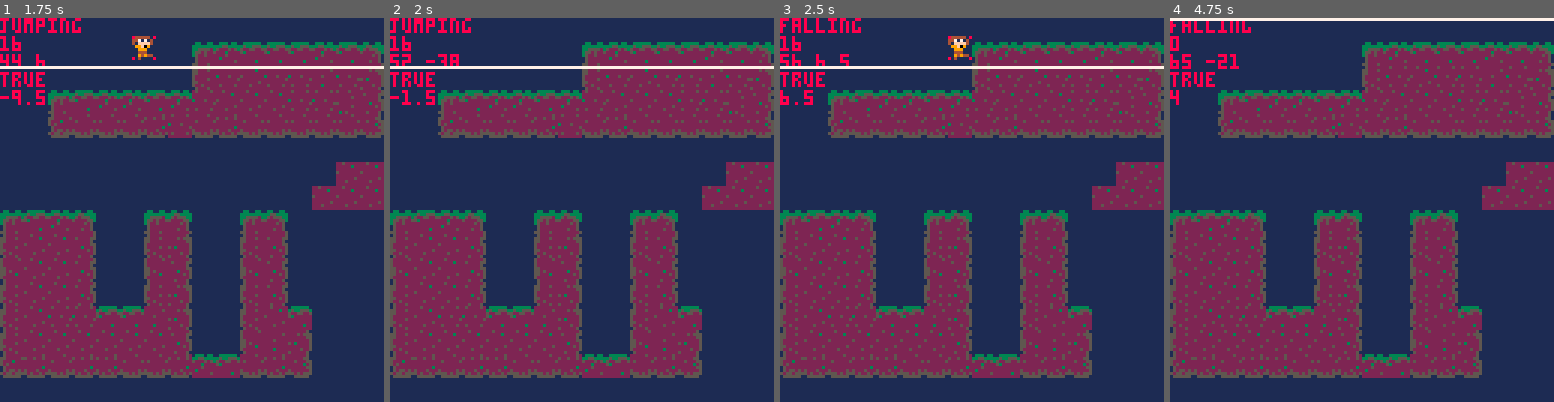
Above: before the commit, frames 1-4 (left to right).
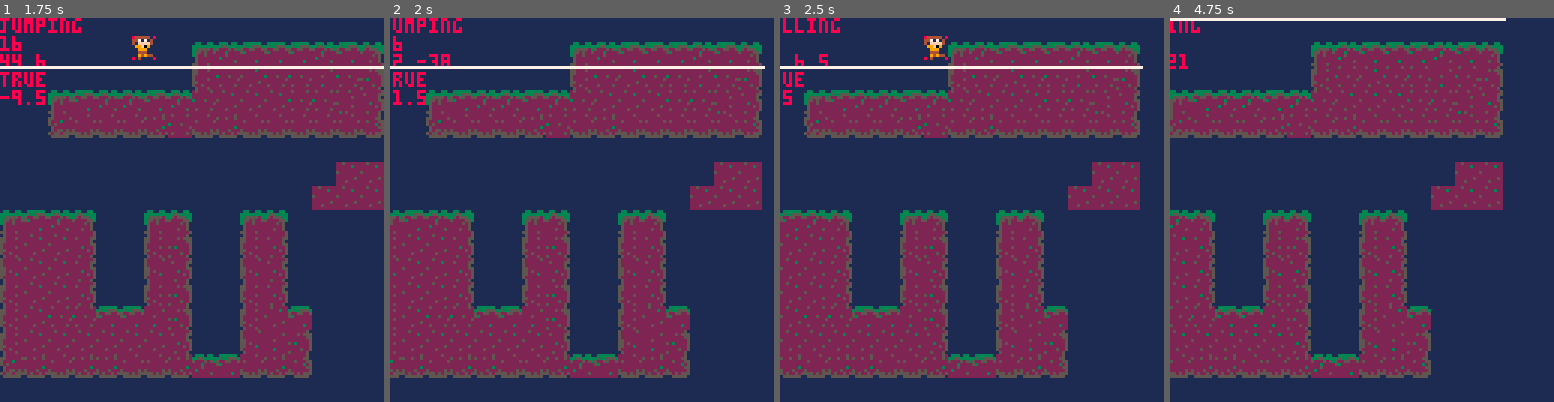
Above: after the commit, the same moments.

Repository: RicoP/picowiese
Game: PICO-8 cartridge mmm.p8
Same seed, same stepped clock (60 frames per second), same inputs: the game is played once before the commit and once after it.
Inputs:
- Up to frame 1 (1.75 s): tap X (X key) at 0.33, 1.07 s; tap O (Z key) at 0.7, 1.7 s; hold Right from 1.6 s (still down)
- Up to frame 2 (2 s): keep holding Right; tap X (X key) at 1.85 s
- Up to frame 3 (2.5 s): release Right at 2.1 s; tap O (Z key) at 2.1 s; hold Up 2.15-2.42 s; hold Right from 2.47 s (still down)
- Up to frame 4 (4.75 s): tap O (Z key) every 0.4 s from 2.5 to 4.5 s; tap X (X key) at 2.97, 4.08 s; release Right at 3.03 s; hold Left 3.08-3.58 s; hold Down 3.63-3.97 s; hold Right 4.02-4.68 s; hold Up from 4.73 s (still down)

Frame 1 is identical in both runs. In frame 2, 19% of the frame differs, in the area x 0-100%, y 0-94%; in frame 3, 24%; in frame 4, 39%.

Commit message:
Mon Jun 17 22:45:21 CEST 2019

Diff:
--- a/mmm.p8
+++ b/mmm.p8
@@ -92,6 +92,10 @@
 end
 
 function _draw()
+ local camx=p.x - 48
+ if camx < 0 then camx=0 end
+ camera(camx, 0)
+
  map(0)
 
  hero_draw(4,9)
@@ -177,6 +181,8 @@
  if p.state == p_state_stand then return end
  local x1 = p.x
  x1 += p.direction
+
+ if x1 < 0 then return end
 
  local tl = mget(x1/8,p.y/8)
  if tl != 0 then return end
--- /dev/null
+++ b/pgj14.p8
@@ -0,0 +1,240 @@
+pico-8 cartridge // http://www.pico-8.com
+version 16
+__lua__
+
+local ground_level = 64
+
+-- player
+local p={
+ x=0,
+ y=ground_level,
+ flip=false,
+ tile=1,
+ velx=0,
+ vely=0,
+ punchvelx=0,
+ punchvely=0,
+ punching=0,
+ punch_cooloff=0
+ }
+
+local enemies={}
+local update_count=0
+
+function draw_char(e)
+ spr(e.tile, e.x, e.y, 1, 2, e.flip)
+end
+
+function char_logic(c)
+ if c.velx < 0 then c.flip = true end
+ if c.velx > 0 then c.flip = false end
+
+ c.vely += 1 --gravity
+ --fritction
+ c.punchvelx *= 0.8
+ c.punchvely *= 0.8
+
+ c.x += c.velx + c.punchvelx
+ c.y += c.vely + c.punchvely
+
+ if c.x < 0 then c.x = 0 end
+
+ if c.y >= ground_level then
+  c.y = ground_level
+  c.vely = 0
+ end
+end
+
+function enemy_logic(e)
+ if e.tick == nil then e.tick = 0 end
+ if e.agro > 0 then
+  e.velx = sgn(p.x - e.x) * 1.5
+  e.agro -= 1
+ else
+  srand(update_count+e.id*1000)
+  local r = flr(rnd(16))
+  if r == 0 then e.velx = -0.5 end
+  if r == 1 then e.velx = 0.5 end
+  if r > 12 then e.velx = 0 end
+  local dx = abs(p.x - e.x)
+  if dx < 64 then
+   if flr(rnd(300)) == 0 then
+    e.agro = 64
+   end
+  end
+ end
+end
+
+function create_enemy(n)
+ srand(n)
+ local e={
+  x=128 + flr(rnd(6000)),
+  y=ground_level,
+  flip=true,
+  tile=4,
+  velx=0,
+  vely=0,
+  punchvelx=0,
+  punchvely=0,
+  id=n,
+  agro=0
+  }
+ return e
+end
+
+function _init()
+ for i=1,120 do
+  local e = create_enemy(i)
+  add(enemies, e)
+ end
+end
+
+function _draw()
+ camera(0,0)
+ cls(0)
+ --print(p.punching)
+ --print(p.punch_cooloff)
+ --print(btnp(❎))
+ print("")
+ print(" day 1               @ricotweet")
+ print("\n\n\n\n\n\n\n\n\n\n\n\n\n\n\n\n   use arrow keys and x and c")
+
+
+ rectfill(0,32,128,95,7)
+
+ local camx=p.x - 48
+ if camx < 0 then camx=0 end
+ camera(camx, 0)
+
+ for i=0,20 do
+  map(0,0, i*128,32, 16,16)
+ end
+ for n=1,#enemies
+ do
+  local e = enemies[n]
+  draw_char(e)
+  if e.agro > 0 then
+   spr(36,e.x,e.y-8)
+  end
+ end
+ draw_char(p)
+ if p.punching > 0 then
+  spr(3, p.x+8, p.y+3)
+ end
+end
+
+local xreleased=true
+function player_logic(p)
+ local speed = btn(❎) and 2 or 1
+
+ p.velx = 0
+ if(btn(⬅️)) then
+  p.velx = -speed
+ end
+ if(btn(➡️)) then
+  p.velx = speed
+ end
+ if btn(🅾️) and p.y == ground_level then
+  p.vely = -10 -- jump
+ end
+ if not btn(❎) then xreleased = true end
+ if btn(❎) and xreleased and p.punch_cooloff == 0 then
+  p.punch_cooloff = 64
+  p.punching = 16
+  xreleased = false
+ end
+
+ -- collision
+ for n=1,#enemies
+ do
+  local e = enemies[n]
+  local dx = e.x - p.x
+  local dy = e.y - p.y
+  if dx > -8 and dx < 8 then
+   if dy > -16 and dy < 16 then
+    if p.punching > 0 then
+     e.punchvelx = 15
+     e.agro = 128
+     --get neighbour
+     local nn = enemies[1]
+     for m=2,#enemies
+     do
+      local ndx = abs(e.x - nn.x)
+      if e != nn then
+       if ndx > abs(e.x - enemies[m].x) then
+        nn = enemies[m]
+       end
+      end
+     end
+     nn.agro = 128
+
+     --cursor()
+     --print(e.id)
+     --print(nn.id)
+     --stop(2)
+
+    else
+     if e.agro > 0 then
+      p.punchvelx = -15
+     end
+    end
+   end
+  end
+ end
+
+ if p.punching > 0 then
+  p.punching -= 1
+ end
+ if p.punch_cooloff > 0 then
+  p.punch_cooloff -= 1
+ end
+end
+
+function _update()
+ update_count+=1
+
+ player_logic(p)
+ char_logic(p)
+
+ for n=1,#enemies
+ do
+  char_logic(enemies[n])
+  enemy_logic(enemies[n])
+ end
+
+end
+…(26 lines of a section not shown)…
+__map__
+0000000000000000000000000000000000000000000000000000000000000000000000000000000000000000000000000000000000000000000000000000000000000000000000000000000000000000000000000000000000000000000000000000000000000000000000000000000000000000000000000000000000000000
+0000000000000000000000000000000000000000000000000000000000000000000000000000000000000000000000000000000000000000000000000000000000000000000000000000000000000000000000000000000000000000000000000000000000000000000000000000000000000000000000000000000000000000
+0000000506000000050600000000000000000000000000000000000000000000000000000000000000000000000000000000000000000000000000000000000000000000000000000000000000000000000000000000000000000000000000000000000000000000000000000000000000000000000000000000000000000000
+0000001516000000151600070700000002000000000000000000000000000000000000000000000000000000000000000000000000000000000000000000000000000000000000000000000000000000000000000000000000000000000000000000000000000000000000000000000000000000000000000000000000000000
+0202020202020202020200071700020200000000000000000000000000000000000000000000000000000000000000000000000000000000000000000000000000000000000000000000000000000000000000000000000000000000000000000000000000000000000000000000000000000000000000000000000000000000
+0000000000000000000000070700000000000000000000000000000000000000000000000000000000000000000000000000000000000000000000000000000000000000000000000000000000000000000000000000000000000000000000000000000000000000000000000000000000000000000000000000000000000000
+1010101010101010101010101010101000000000000000000000000000000000000000000000000000000000000000000000000000000000000000000000000000000000000000000000000000000000000000000000000000000000000000000000000000000000000000000000000000000000000000000000000000000000
+1010101010101010101010101010101000000000000000000000000000000000000000000000000000000000000000000000000000000000000000000000000000000000000000000000000000000000000000000000000000000000000000000000000000000000000000000000000000000000000000000000000000000000
Not shown, changed: 25 lines of the sprite sheet (__gfx__) section of pgj14.p8
